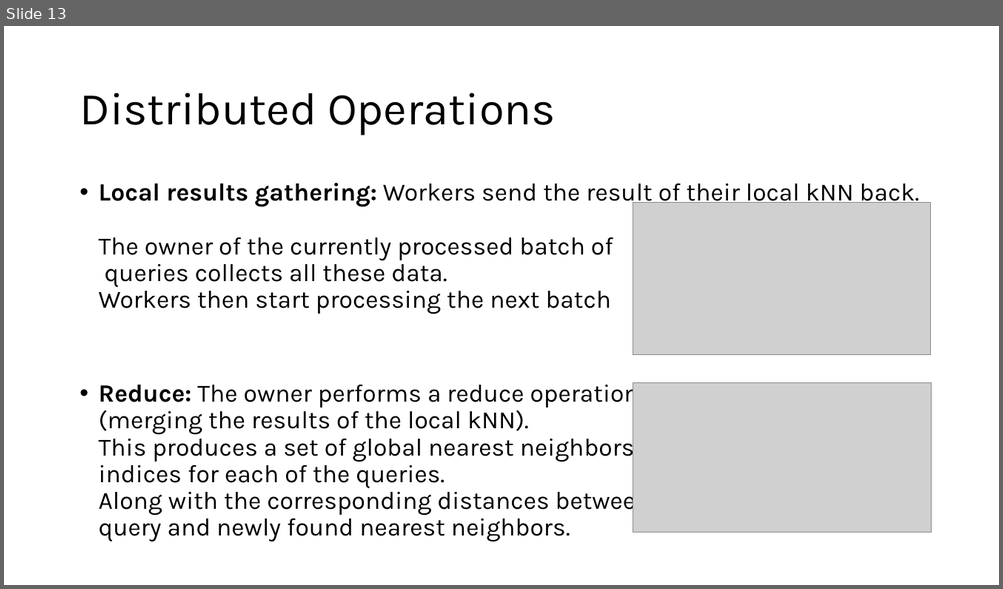
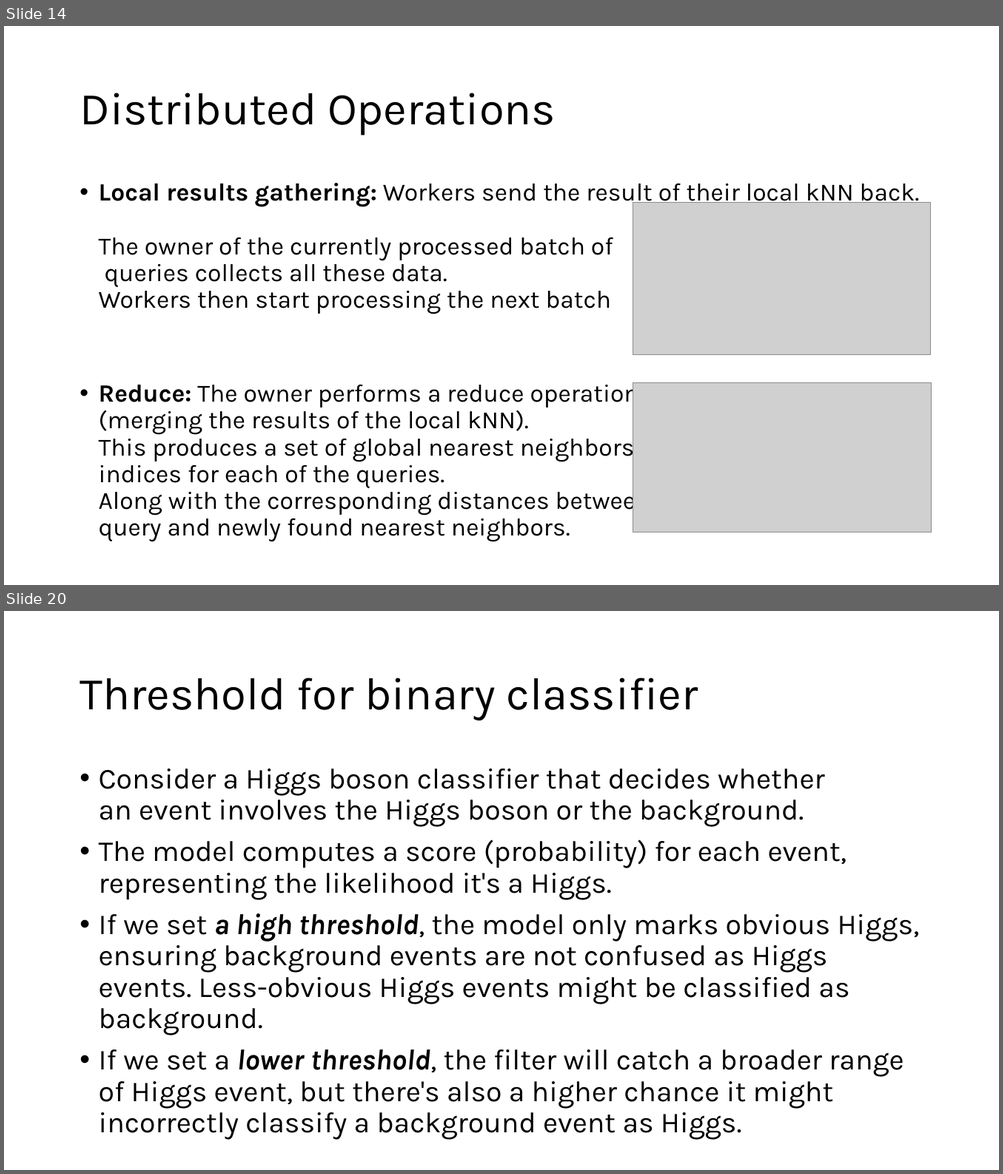
Before and after one commit to ICTP/SMR4077, a slide deck: DAY8/ML4HPC/slides/Magurele_2.pptx. Shown one above the other, each under a label of ours: slide 13 before the commit, slides 14 and 20 after it; the slides between them are not shown. The pictures are 1003x589 and 1003x1174 pixels, drawn with LibreOffice and Linux fonts; fonts in the diff are those of the drawing; grey boxes stand for pictures. Boxes give left, top, right and bottom in pixels: in the first picture for what was removed or moved away, otherwise in the second. Text is boxed around its words. In the diff, an @@ line names an element or a change of style, - is before the commit and + after.

```diff
--- a/DAY8/ML4HPC/slides/Magurele_2.pptx
+++ b/DAY8/ML4HPC/slides/Magurele_2.pptx
@@ slide 20 added at (4,611,999,1170), background #FFFFFF @@
@@ title added at (79,678,697,721), 44 pt, text #000000 @@
+Threshold for binary classifier
@@ text added at (99,769,919,1133), 28 pt, text #000000 @@
+• Consider a Higgs boson classifier that decides whether an event involves the Higgs boson or the background.
+• The model computes a score (probability) for each event, representing the likelihood it's a Higgs.
+• If we set a high threshold, the model only marks obvious Higgs, ensuring background events are not confused as Higgs events. Less-obvious Higgs events might be classified as background.
+• If we set a lower threshold, the filter will catch a broader range of Higgs event, but there's also a higher chance it might incorrectly classify a background event as Higgs.
@@ what was slide 13 is now slide 14 @@
```
Also in this commit, not shown: 4 slides changed, 12 other slides added, 4 other files.
